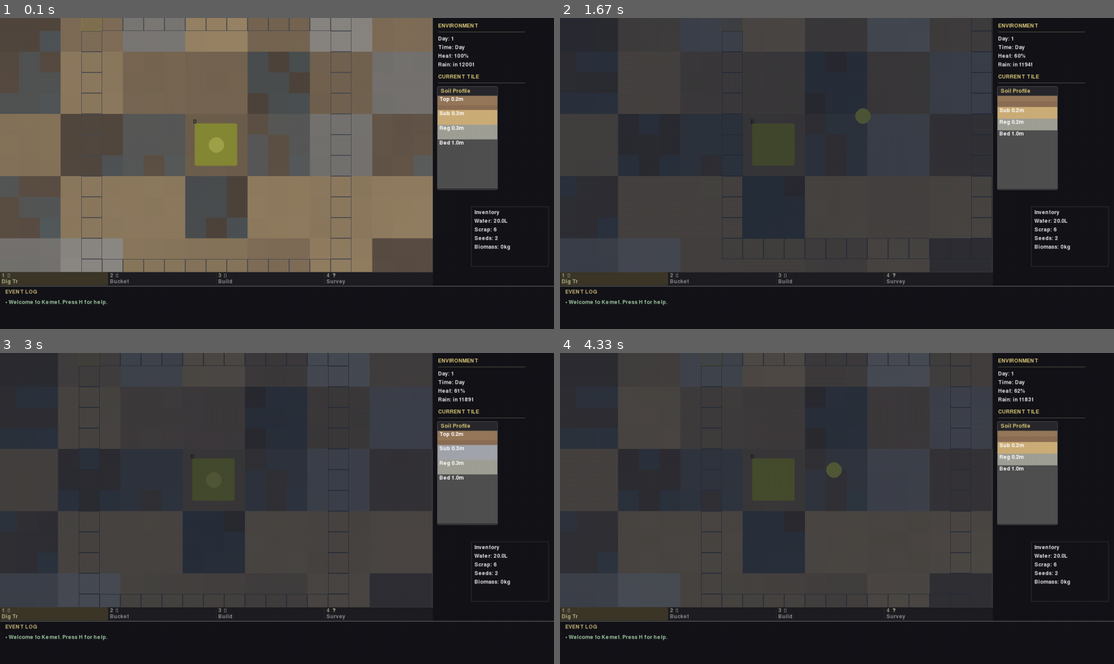
Above: before the commit, frames 1-4 (two rows, left to right).
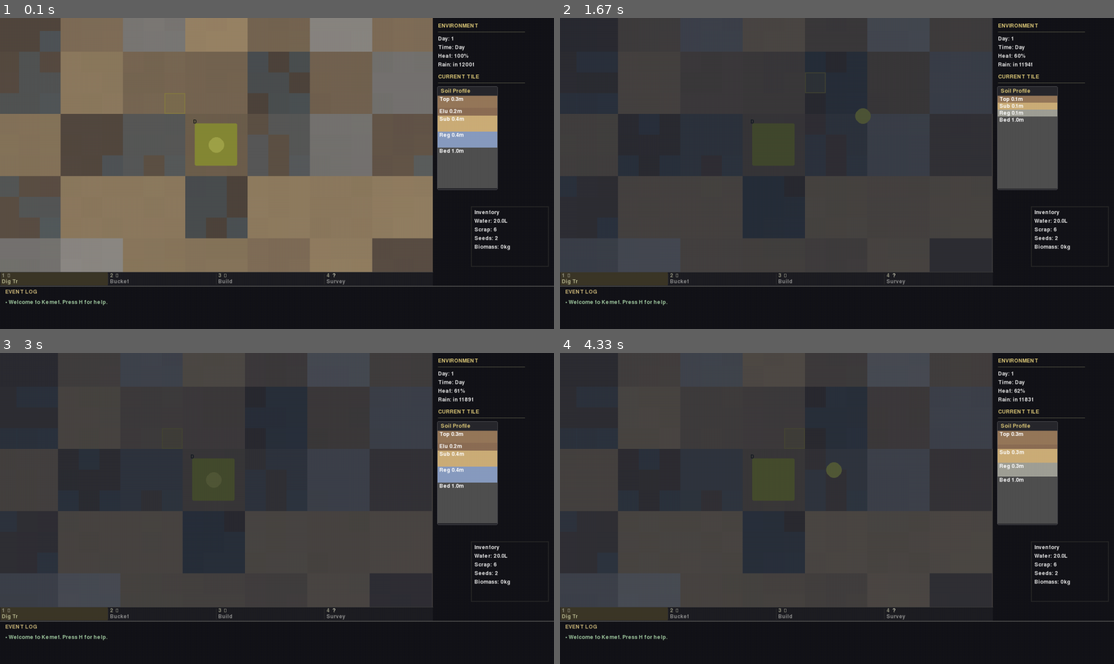
Above: after the commit, the same moments.

Repository: TimPasquini/Kemet
Game: pygame game, started from pygame_runner.py
Same seed, same stepped clock (60 frames per second), same inputs: the game is played once before the commit and once after it.
Inputs:
- Up to frame 1 (0.1 s): no input
- Up to frame 2 (1.67 s): hold D 0.33-0.8 s; hold W 0.83-1.13 s; hold D 1.17-1.63 s
- Up to frame 3 (3 s): hold A 1.67-2.2 s; hold S 2.23-2.53 s; hold A 2.57-2.97 s
- Up to frame 4 (4.33 s): hold W 3-3.37 s; hold D 3.4-4.03 s; hold S from 4.07 s (still down)

The runs differ from the first frame. In frame 1, 1.9% of the frame differs, in the area x 14-90%, y 0-82%; in frame 2, 1.1%; in frame 3, 1.6%; in frame 4, 1.3%.

Commit message:
feat: Add cursor targeting, wall sliding, building collision
- Actions now target cursor position instead of player tile
- Axis-separated collision allows sliding along walls
- Building collision prevents walking through structures
- Left-click in map triggers selected tool
- Building preview shows tile footprint (blue=valid, red=invalid)
- Soil profile shows cursor target tile
- Reduced interaction range to 2 sub-squares
- Camera imports coordinate utils from subgrid module

KNOWN ISSUES (playtest findings):
- Actions target cursor but still operate at sim-tile scale
- Structures/trenches build at sim-tile scale not surface
- Soil profile doesn't show sub-square level detail

🤖 Generated with [Claude Code](https://claude.com/claude-code)

Co-Authored-By: Claude Opus 4.5 <noreply@anthropic.com>

Diff:
--- a/camera.py
+++ b/camera.py
@@ -17,6 +17,7 @@
 from typing import Tuple
 
 from config import SUBGRID_SIZE
+from subgrid import subgrid_to_tile, tile_to_subgrid
 
 
 @dataclass
@@ -139,15 +140,9 @@
         sub_size = self.sub_tile_size
         return sub_x * sub_size + sub_size / 2, sub_y * sub_size + sub_size / 2
 
-    @staticmethod
-    def subsquare_to_tile(sub_x: int, sub_y: int) -> Tuple[int, int]:
-        """Convert sub-grid coordinates to tile coordinates."""
-        return sub_x // SUBGRID_SIZE, sub_y // SUBGRID_SIZE
-
-    @staticmethod
-    def tile_to_subsquare(tile_x: int, tile_y: int) -> Tuple[int, int]:
-        """Convert tile coordinates to sub-grid coordinates (top-left of tile)."""
-        return tile_x * SUBGRID_SIZE, tile_y * SUBGRID_SIZE
+    # Re-export as static methods for backwards compatibility
+    subsquare_to_tile = staticmethod(subgrid_to_tile)
+    tile_to_subsquare = staticmethod(tile_to_subgrid)
 
     def get_visible_subsquare_range(self) -> Tuple[int, int, int, int]:
         """
--- a/config.py
+++ b/config.py
@@ -96,7 +96,7 @@
 # SUB-GRID SYSTEM
 # =============================================================================
 SUBGRID_SIZE = 3              # 3x3 sub-squares per tile
-INTERACTION_RANGE = 6         # Sub-squares (= 2 tiles at 3x3)
+INTERACTION_RANGE = 2         # Sub-squares player can reach (1-2 squares out)
 
 # =============================================================================
 # UI (Pygame)
--- a/main.py
+++ b/main.py
@@ -65,6 +65,10 @@
     weather: WeatherSystem = field(default_factory=WeatherSystem)
     messages: List[str] = field(default_factory=list)
 
+    # Target for actions (set by UI cursor tracking)
+    target_subsquare: Point | None = None  # Sub-grid coords
+    target_tile: Point | None = None       # Tile coords (derived from target_subsquare)
+
     # === Player convenience properties for backwards compatibility ===
     @property
     def player(self) -> Point:
@@ -80,13 +84,18 @@
         """Player position in sub-grid coordinates."""
         return self.player_state.position
 
-    @property
-    def last_rock_blocked(self) -> Point | None:
-        return self.player_state.last_rock_blocked
-
-    @last_rock_blocked.setter
-    def last_rock_blocked(self, value: Point | None) -> None:
-        self.player_state.last_rock_blocked = value
+    def set_target(self, subsquare: Point | None) -> None:
+        """Set the target for actions from UI cursor tracking."""
+        from subgrid import subgrid_to_tile
+        self.target_subsquare = subsquare
+        if subsquare is not None:
+            self.target_tile = subgrid_to_tile(subsquare[0], subsquare[1])
+        else:
+            self.target_tile = None
+
+    def get_action_target_tile(self) -> Point:
+        """Get the tile to target for actions (cursor target or player position)."""
+        return self.target_tile if self.target_tile is not None else self.player
 
     # === Weather convenience properties ===
     @property
@@ -160,7 +169,8 @@
 
 
 def dig_trench(state: GameState) -> None:
-    tile = state.tiles[state.player[0]][state.player[1]]
+    tx, ty = state.get_action_target_tile()
+    tile = state.tiles[tx][ty]
     if tile.surface.has_trench:
         state.messages.append("Already trenched.")
         return
@@ -182,7 +192,8 @@
 
 
 def lower_ground(state: GameState) -> None:
-    tile = state.tiles[state.player[0]][state.player[1]]
+    tx, ty = state.get_action_target_tile()
+    tile = state.tiles[tx][ty]
     for layer, name in [(SoilLayer.TOPSOIL, "topsoil"), (SoilLayer.ELUVIATION, "eluviation"),
                         (SoilLayer.SUBSOIL, "subsoil")]:
         if tile.terrain.get_layer_depth(layer) > MIN_LAYER_THICKNESS:
@@ -196,14 +207,16 @@
     if state.inventory.scrap < 1:
         state.messages.append("Need 1 scrap to raise ground.")
         return
-    tile = state.tiles[state.player[0]][state.player[1]]
+    tx, ty = state.get_action_target_tile()
+    tile = state.tiles[tx][ty]
     state.inventory.scrap -= 1
     tile.terrain.add_material_to_layer(SoilLayer.TOPSOIL, 2)
     state.messages.append(f"Added topsoil (cost 1 scrap). Elev: {tile.elevation:.2f}m")
 
 
 def collect_water(state: GameState) -> None:
-    tile = state.tiles[state.player[0]][state.player[1]]
+    tx, ty = state.get_action_target_tile()
+    tile = state.tiles[tx][ty]
     if tile.depot:
         state.inventory.water += DEPOT_WATER_AMOUNT
         state.inventory.scrap += DEPOT_SCRAP_AMOUNT
@@ -246,7 +259,8 @@
         state.messages.append("Not enough water carried.")
         return
 
-    tile = state.tiles[state.player[0]][state.player[1]]
+    tx, ty = state.get_action_target_tile()
+    tile = state.tiles[tx][ty]
 
     # Distribute water to sub-squares (lower elevation gets more)
     distribute_upward_seepage(tile, amount_units)
@@ -305,7 +319,7 @@
 
 
 def survey_tile(state: GameState) -> None:
-    x, y = state.player
+    x, y = state.get_action_target_tile()
     tile = state.tiles[x][y]
     structure = state.structures.get((x, y))
 
--- a/player.py
+++ b/player.py
@@ -15,7 +15,7 @@
 from __future__ import annotations
 
 from dataclasses import dataclass, field
-from typing import Tuple
+from typing import Tuple, Callable
 
 from config import ACTION_DURATIONS, DIAGONAL_FACTOR, SUBGRID_SIZE, SUB_TILE_SIZE
 from subgrid import subgrid_to_tile
@@ -38,7 +38,6 @@
 
     action_timer: float = 0.0
     last_action: str = ""
-    last_rock_blocked: Point | None = None  # Tile coordinates
 
     @property
     def position(self) -> Point:
@@ -64,7 +63,7 @@
     @property
     def world_pixel_pos(self) -> Tuple[float, float]:
         """Get world position in pixels for rendering."""
-        return (self.smooth_x * SUB_TILE_SIZE, self.smooth_y * SUB_TILE_SIZE)
+        return self.smooth_x * SUB_TILE_SIZE, self.smooth_y * SUB_TILE_SIZE
 
     def start_action(self, action: str) -> bool:
         """Start an action if not busy."""
@@ -99,13 +98,13 @@
     dt: float,
     world_width_subsquares: int,
     world_height_subsquares: int,
-    is_tile_blocked: callable,
+    is_tile_blocked: Callable[[int, int], bool],
 ) -> None:
     """
     Update player position based on velocity and collision.
 
     Movement is in sub-grid space. Velocity is in sub-squares per second.
-    Collision checking occurs at tile level.
+    Collision checking occurs at tile level with axis-separated sliding.
 
     Args:
         player_state: The player state to update
@@ -127,25 +126,31 @@
         vx *= DIAGONAL_FACTOR
         vy *= DIAGONAL_FACTOR
 
-    # Calculate new position in sub-grid space
-    new_x = player_state.smooth_x + vx * dt
-    new_y = player_state.smooth_y + vy * dt
+    current_x = player_state.smooth_x
+    current_y = player_state.smooth_y
 
-    # Clamp to world bounds
+    # Try X movement first
+    new_x = current_x + vx * dt
     new_x = clamp(new_x, 0.5, world_width_subsquares - 0.5)
+
+    # Check X collision
+    x_tile = subgrid_to_tile(int(new_x), int(current_y))
+    current_tile = player_state.tile_position
+    if x_tile != current_tile and is_tile_blocked(x_tile[0], x_tile[1]):
+        new_x = current_x  # Block X movement
+    else:
+        current_x = new_x  # Accept X movement
+
+    # Try Y movement (using potentially updated X)
+    new_y = current_y + vy * dt
     new_y = clamp(new_y, 0.5, world_height_subsquares - 0.5)
 
-    # Get target tile for collision check
-    target_tile = subgrid_to_tile(int(new_x), int(new_y))
-    current_tile = player_state.tile_position
-
-    # Check for collision at tile level
-    if is_tile_blocked(target_tile[0], target_tile[1]):
-        if target_tile != current_tile:
-            if target_tile != player_state.last_rock_blocked:
-                player_state.last_rock_blocked = target_tile
-            return
+    # Check Y collision
+    y_tile = subgrid_to_tile(int(current_x), int(new_y))
+    current_tile = subgrid_to_tile(int(current_x), int(current_y))
+    if y_tile != current_tile and is_tile_blocked(y_tile[0], y_tile[1]):
+        new_y = current_y  # Block Y movement
 
     # Update smooth position
-    player_state.smooth_x = new_x
+    player_state.smooth_x = current_x
     player_state.smooth_y = new_y
--- a/pygame_runner.py
+++ b/pygame_runner.py
@@ -175,11 +175,11 @@
     # HUD
     render_hud(virtual_screen, font, state, sidebar_x, y_offset)
 
-    # Soil profile (show tile at player's current position)
+    # Soil profile (show tile at cursor target, or player position if no target)
     soil_x = ui_state.sidebar_rect.x + PROFILE_MARGIN
     soil_y = 180  # Below HUD
-    px, py = state.player_state.tile_position
-    render_soil_profile(virtual_screen, font, state.tiles[px][py], (soil_x, soil_y), PROFILE_WIDTH, PROFILE_HEIGHT - 22)
+    profile_tile_pos = state.target_tile if state.target_tile else state.player_state.tile_position
+    render_soil_profile(virtual_screen, font, state.tiles[profile_tile_pos[0]][profile_tile_pos[1]], (soil_x, soil_y), PROFILE_WIDTH, PROFILE_HEIGHT - 22)
 
     # Inventory
     inv_w, inv_h = 180, 140
@@ -225,10 +225,20 @@
     screen.blit(scaled, (offset_x, offset_y))
 
 
-def issue(state: GameState, cmd: str, args: List[str]) -> None:
-    """Issues a command and sets the player's action timer."""
+def issue(state: GameState, cmd: str, args: List[str], target_subsquare: Optional[Tuple[int, int]] = None) -> None:
+    """Issues a command and sets the player's action timer.
+
+    Args:
+        state: Game state
+        cmd: Command to execute
+        args: Command arguments
+        target_subsquare: Target position in sub-grid coords (or None for player position)
+    """
     if state.is_busy():
         return
+
+    # Set target for action
+    state.set_target(target_subsquare)
 
     if cmd == "end":
         end_day(state)
@@ -343,6 +353,14 @@
                         else:
                             toolbar.close_menu()
                             toolbar.select_by_number(slot + 1)
+                    elif ui_state.map_rect.collidepoint(virtual_pos):
+                        # Left click in map area - trigger selected tool
+                        tool = toolbar.get_selected_tool()
+                        if tool:
+                            action, args = tool.get_action()
+                            issue(state, action, args, ui_state.target_subsquare)
+                            if action in ("terrain", "raise", "lower"):
+                                elevation_range = calculate_elevation_range(state)
 
                 # Right click
                 elif event.button == 3:
@@ -396,12 +414,12 @@
                     else:
                         state.messages.append("This tool has no options.")
                 elif event.key == INTERACT_KEY:
-                    issue(state, "collect", [])
+                    issue(state, "collect", [], ui_state.target_subsquare)
                 elif event.key == USE_TOOL_KEY:
                     tool = toolbar.get_selected_tool()
                     if tool:
                         action, args = tool.get_action()
-                        issue(state, action, args)
+                        issue(state, action, args, ui_state.target_subsquare)
                         if action in ("terrain", "raise", "lower"):
                             elevation_range = calculate_elevation_range(state)
 
@@ -419,7 +437,12 @@
                 vx += move_speed_subsquares
 
             def is_blocked(tx: int, ty: int) -> bool:
-                return state.tiles[tx][ty].kind == "rock"
+                # Block on rock tiles and structures
+                if state.tiles[tx][ty].kind == "rock":
+                    return True
+                if (tx, ty) in state.structures:
+                    return True
+                return False
 
             update_player_movement(
                 state.player_state, (vx, vy), dt,
@@ -440,6 +463,8 @@
             world_sub_width,
             world_sub_height,
         )
+        # Sync target to game state for rendering and commands
+        state.set_target(ui_state.target_subsquare)
 
         # Simulation tick
         tick_timer = getattr(state, '_tick_timer', 0.0) + dt
--- a/render/map.py
+++ b/render/map.py
@@ -29,7 +29,6 @@
     subgrid_to_tile,
     get_subsquare_index,
     chebyshev_distance,
-    is_on_range_edge,
 )
 
 if TYPE_CHECKING:
@@ -47,7 +46,6 @@
     "bucket": (80, 180, 200),     # Cyan for water
     "survey": (80, 200, 120),     # Green for survey
     "default": (180, 180, 180),   # White/gray for no tool
-    "range_edge": (100, 100, 100, 80),  # Subtle range boundary
 }
 
 
@@ -313,6 +311,7 @@
         state: Game state for validation
     """
     sub_size = int(camera.sub_tile_size)
+    tile_size = camera.tile_size
 
     # Get visible range for culling
     vis_start_x, vis_start_y, vis_end_x, vis_end_y = camera.get_visible_subsquare_range()
@@ -321,44 +320,41 @@
     world_sub_width = state.width * SUBGRID_SIZE
     world_sub_height = state.height * SUBGRID_SIZE
 
-    # Draw range boundary (subtle outline on edge sub-squares)
-    for dx in range(-INTERACTION_RANGE, INTERACTION_RANGE + 1):
-        for dy in range(-INTERACTION_RANGE, INTERACTION_RANGE + 1):
-            sub_x = player_pos[0] + dx
-            sub_y = player_pos[1] + dy
-
-            # Bounds check
-            if not (0 <= sub_x < world_sub_width and 0 <= sub_y < world_sub_height):
-                continue
-
-            # Visibility check
-            if not (vis_start_x <= sub_x < vis_end_x and vis_start_y <= sub_y < vis_end_y):
-                continue
-
-            # Only draw edge of range
-            if is_on_range_edge((sub_x, sub_y), player_pos, INTERACTION_RANGE):
+    # Draw target highlight (cursor snaps to valid squares, no range outline needed)
+    if target_subsquare is not None:
+        sub_x, sub_y = target_subsquare
+
+        # Bounds and visibility check
+        if (0 <= sub_x < world_sub_width and 0 <= sub_y < world_sub_height and
+            vis_start_x <= sub_x < vis_end_x and vis_start_y <= sub_y < vis_end_y):
+
+            color = get_tool_highlight_color(tool, state, target_subsquare)
+            tool_id = tool.id.lower() if tool else ""
+
+            # For build tool, show tile-sized preview
+            if tool_id == "build":
+                tile_x, tile_y = subgrid_to_tile(sub_x, sub_y)
+                tile_world_x, tile_world_y = camera.tile_to_world(tile_x, tile_y)
+                tile_vp_x, tile_vp_y = camera.world_to_viewport(tile_world_x, tile_world_y)
+                tile_rect = pygame.Rect(int(tile_vp_x), int(tile_vp_y), tile_size, tile_size)
+
+                # Draw tile-sized semi-transparent preview
+                preview_surface = pygame.Surface((tile_size, tile_size), pygame.SRCALPHA)
+                preview_surface.fill((*color, 40))  # More transparent for tile preview
+                surface.blit(preview_surface, (int(tile_vp_x), int(tile_vp_y)))
+
+                # Draw tile border
+                pygame.draw.rect(surface, color, tile_rect, 2)
+            else:
+                # Standard sub-square highlight for other tools
                 world_x, world_y = camera.subsquare_to_world(sub_x, sub_y)
                 vp_x, vp_y = camera.world_to_viewport(world_x, world_y)
                 rect = pygame.Rect(int(vp_x), int(vp_y), sub_size, sub_size)
-                pygame.draw.rect(surface, HIGHLIGHT_COLORS["range_edge"][:3], rect, 1)
-
-    # Draw target highlight (bright outline)
-    if target_subsquare is not None:
-        sub_x, sub_y = target_subsquare
-
-        # Bounds and visibility check
-        if (0 <= sub_x < world_sub_width and 0 <= sub_y < world_sub_height and
-            vis_start_x <= sub_x < vis_end_x and vis_start_y <= sub_y < vis_end_y):
-
-            color = get_tool_highlight_color(tool, state, target_subsquare)
-            world_x, world_y = camera.subsquare_to_world(sub_x, sub_y)
-            vp_x, vp_y = camera.world_to_viewport(world_x, world_y)
-            rect = pygame.Rect(int(vp_x), int(vp_y), sub_size, sub_size)
-
-            # Draw filled semi-transparent highlight
-            highlight_surface = pygame.Surface((sub_size, sub_size), pygame.SRCALPHA)
-            highlight_surface.fill((*color, 60))  # Semi-transparent fill
-            surface.blit(highlight_surface, (int(vp_x), int(vp_y)))
-
-            # Draw solid border
-            pygame.draw.rect(surface, color, rect, 2)
+
+                # Draw filled semi-transparent highlight
+                highlight_surface = pygame.Surface((sub_size, sub_size), pygame.SRCALPHA)
+                highlight_surface.fill((*color, 60))  # Semi-transparent fill
+                surface.blit(highlight_surface, (int(vp_x), int(vp_y)))
+
+                # Draw solid border
+                pygame.draw.rect(surface, color, rect, 2)
--- a/structures.py
+++ b/structures.py
@@ -42,15 +42,24 @@
 
 
 def build_structure(state: "GameState", kind: str) -> None:
-    """Build a structure on current tile."""
+    """Build a structure at target tile."""
     kind = kind.lower()
     if kind not in STRUCTURE_COSTS:
         state.messages.append("Cannot build that.")
         return
 
-    pos = state.player
+    pos = state.get_action_target_tile()
+    tile = state.tiles[pos[0]][pos[1]]
+
+    # Validate build location
     if pos in state.structures:
-        state.messages.append("Tile already occupied.")
+        state.messages.append("Tile already has a structure.")
+        return
+    if tile.kind == "rock":
+        state.messages.append("Cannot build on rock.")
+        return
+    if tile.depot:
+        state.messages.append("Cannot build on depot.")
         return
 
     cost = STRUCTURE_COSTS[kind]
--- a/subgrid.py
+++ b/subgrid.py
@@ -39,7 +39,7 @@
 
     Example: tile (2, 3) -> sub-square (6, 9)
     """
-    return (tile_x * SUBGRID_SIZE, tile_y * SUBGRID_SIZE)
+    return tile_x * SUBGRID_SIZE, tile_y * SUBGRID_SIZE
 
 
 def subgrid_to_tile(sub_x: int, sub_y: int) -> Tuple[int, int]:
@@ -47,7 +47,7 @@
 
     Example: sub-square (7, 10) -> tile (2, 3)
     """
-    return (sub_x // SUBGRID_SIZE, sub_y // SUBGRID_SIZE)
+    return sub_x // SUBGRID_SIZE, sub_y // SUBGRID_SIZE
 
 
 def get_subsquare_index(sub_x: int, sub_y: int) -> Tuple[int, int]:
@@ -55,7 +55,7 @@
 
     Example: sub-square (7, 10) -> index (1, 1) within its tile
     """
-    return (sub_x % SUBGRID_SIZE, sub_y % SUBGRID_SIZE)
+    return sub_x % SUBGRID_SIZE, sub_y % SUBGRID_SIZE
 
 
 def tile_center_subsquare(tile_x: int, tile_y: int) -> Tuple[int, int]:
@@ -63,7 +63,7 @@
 
     Example: tile (2, 3) -> sub-square (7, 10) (center of 3x3)
     """
-    return (tile_x * SUBGRID_SIZE + 1, tile_y * SUBGRID_SIZE + 1)
+    return tile_x * SUBGRID_SIZE + 1, tile_y * SUBGRID_SIZE + 1
 
 
 # =============================================================================
@@ -141,7 +141,7 @@
     dy = target_pos[1] - player_pos[1]
     dx = max(-interaction_range, min(interaction_range, dx))
     dy = max(-interaction_range, min(interaction_range, dy))
-    return (player_pos[0] + dx, player_pos[1] + dy)
+    return player_pos[0] + dx, player_pos[1] + dy
 
 
 def clamp_to_bounds(pos: Tuple[int, int], width: int, height: int) -> Tuple[int, int]:
@@ -155,10 +155,7 @@
     Returns:
         Position clamped to valid range
     """
-    return (
-        max(0, min(width - 1, pos[0])),
-        max(0, min(height - 1, pos[1]))
-    )
+    return max(0, min(width - 1, pos[0])), max(0, min(height - 1, pos[1]))
 
 
 # =============================================================================
@@ -191,7 +188,7 @@
     Returns:
         Neighboring sub-square world coords
     """
-    return (sub_x + direction[0], sub_y + direction[1])
+    return sub_x + direction[0], sub_y + direction[1]
 
 
 def is_on_range_edge(pos: Tuple[int, int], center: Tuple[int, int],
Not shown, changed: claude.md
